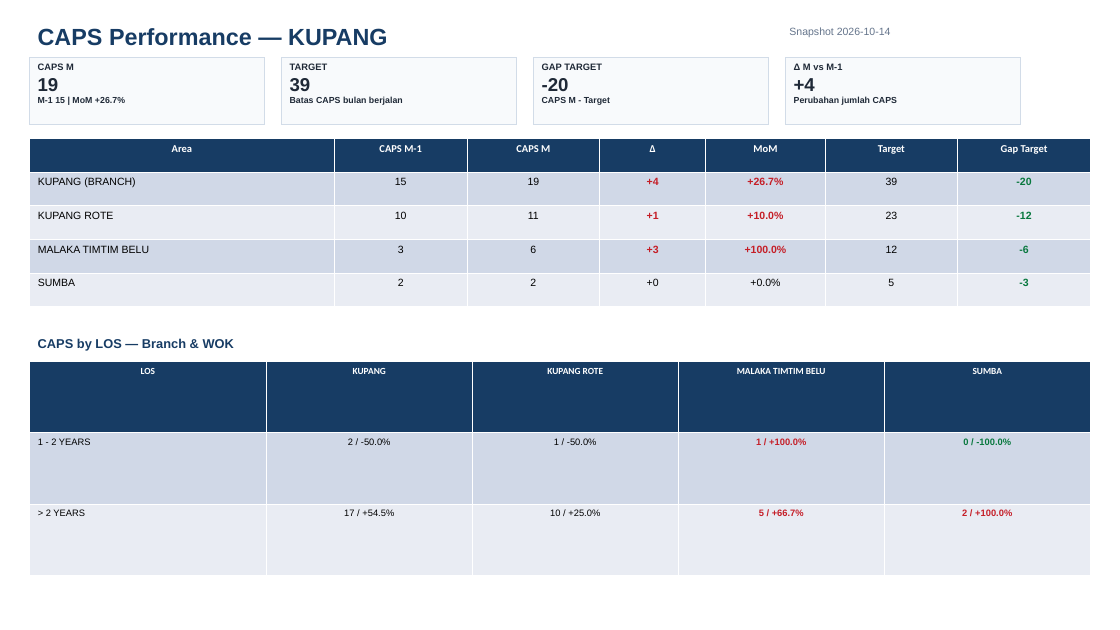
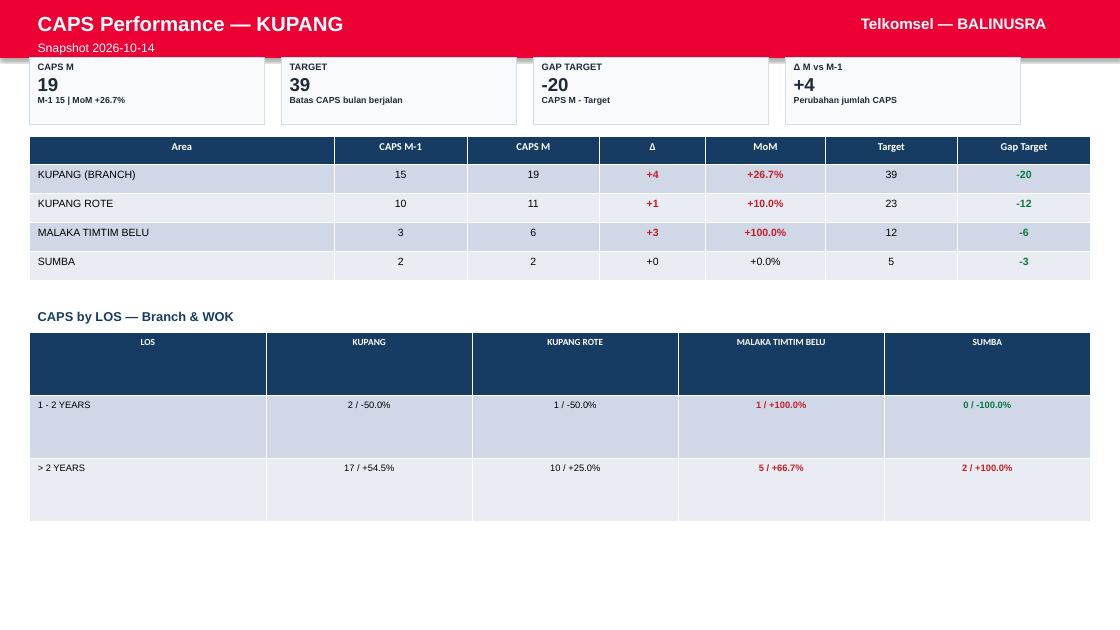
Before and after one commit to linktreehhbalnus-eng/wow_balnus, a slide deck: slide 12 of beta_12wok/reports/BRANCH_KUPANG_PERFORMANCE_SUMMARY_20261014_INARA.pptx. Drawn at 1120x630 pixels with LibreOffice and Linux fonts; fonts in the diff are those of the drawing. Boxes give left, top, right and bottom in pixels: in the first picture for what was removed or moved away, otherwise in the second. Text is boxed around its words. In the diff, an @@ line names an element or a change of style, - is before the commit and + after.

```diff
--- a/beta_12wok/reports/BRANCH_KUPANG_PERFORMANCE_SUMMARY_20261014_INARA.pptx
+++ b/beta_12wok/reports/BRANCH_KUPANG_PERFORMANCE_SUMMARY_20261014_INARA.pptx
@@ rectangle added at (0, 0, 1120, 57), fill #ED0033, outline #ED0033 0.75 pt @@
@@ text "CAPS Performance — KUPANG": place and size @@
-text "CAPS Performance — KUPANG" at (38, 28, 387, 46)
+text "CAPS Performance — KUPANG" at (38, 16, 343, 32)
@@ text "CAPS Performance — KUPANG" at (38, 16, 343, 32): size 20 to 17.5 pt, text colour #173C64 to #FFFFFF @@
@@ text added at (861, 18, 1046, 29), 13 pt, text #FFFFFF, bold @@
+Telkomsel — BALINUSRA
@@ text "Snapshot 2026-10-14": place and size @@
-text "Snapshot 2026-10-14" at (789, 27, 891, 37)
+text "Snapshot 2026-10-14" at (38, 43, 154, 55)
@@ text "Snapshot 2026-10-14" at (38, 43, 154, 55): size 9 to 10.5 pt, text colour #64748B to #FFFFFF @@
@@ table: place and size @@
-table at (29, 139, 1091, 307)
+table at (29, 136, 1091, 281)
@@ text "CAPS by LOS — Branch ...": place and size @@
-text "CAPS by LOS — Branch ..." at (38, 338, 234, 351)
+text "CAPS by LOS — Branch ..." at (38, 311, 234, 323)
@@ table: place and size @@
-table at (29, 361, 1090, 576)
+table at (29, 333, 1090, 522)
```
Also in this commit, not shown: 1 other slide changed, 13 other files.
